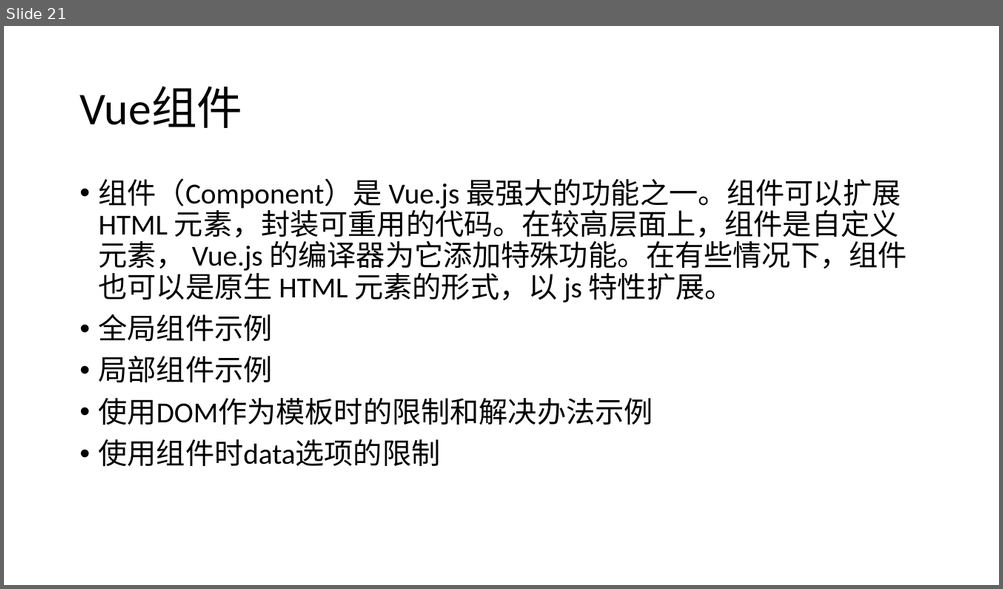
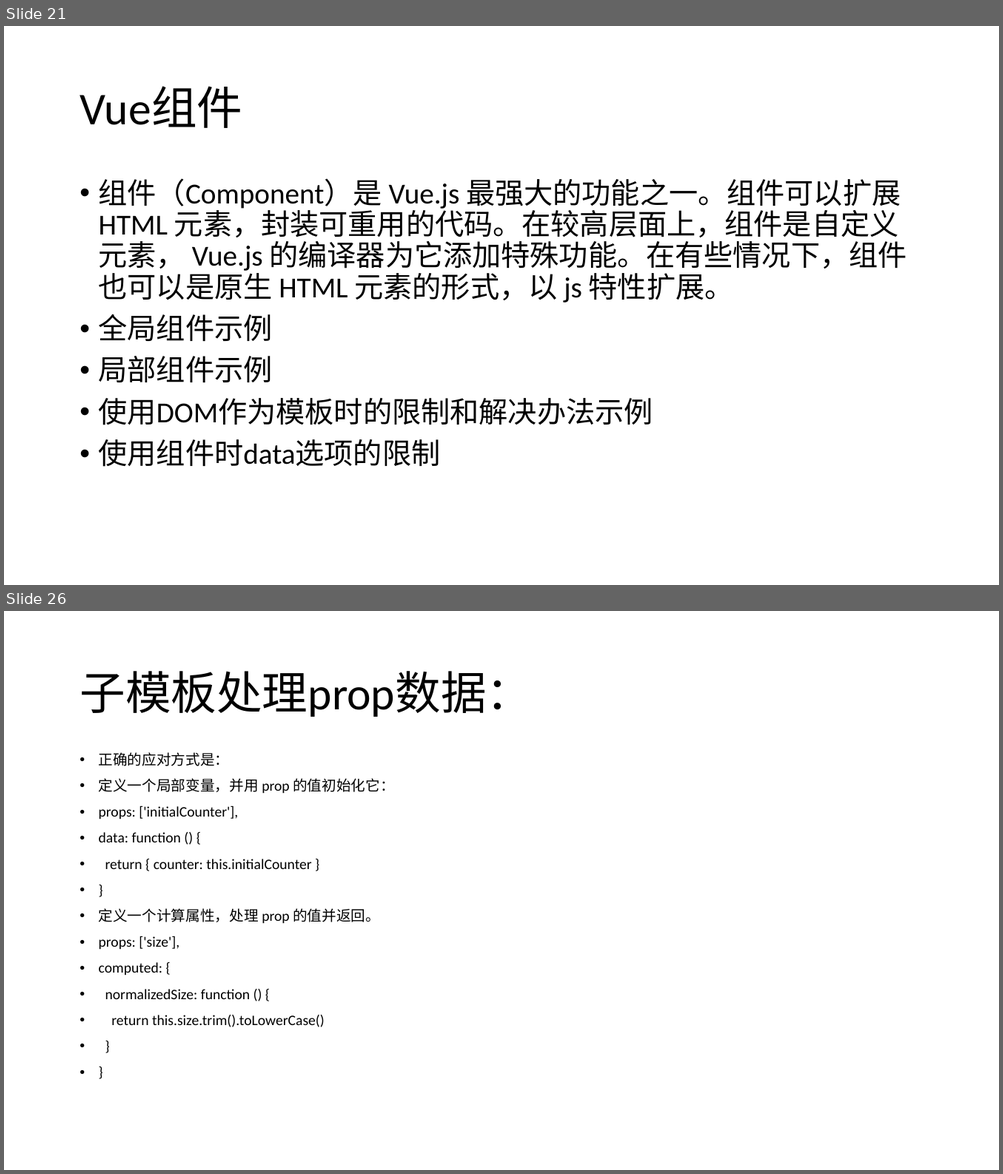
Before and after one commit to YSMJ1994/study, a slide deck: study_Vue/学习Vue.pptx. Shown one above the other, each under a label of ours: slide 21 before the commit, slides 21 and 26 after it; the slides between them are not shown. The pictures are 1003x589 and 1003x1174 pixels, drawn with LibreOffice and Linux fonts; fonts in the diff are those of the drawing. Boxes give left, top, right and bottom in pixels: in the first picture for what was removed or moved away, otherwise in the second. Text is boxed around its words. In the diff, an @@ line names an element or a change of style, - is before the commit and + after.

```diff
--- a/study_Vue/学习Vue.pptx
+++ b/study_Vue/学习Vue.pptx
@@ slide 26 added at box(4, 611, 999, 1170), background #FFFFFF @@
@@ title added at box(79, 671, 532, 717), 44 pt, text #000000 @@
+子模板处理prop数据：
@@ text added at box(99, 752, 394, 1028), 14 pt, text #000000 @@
+• 正确的应对方式是：
+• 定义一个局部变量，并用 prop 的值初始化它：
+• props: ['initialCounter'],
+• data: function () {
+• return { counter: this.initialCounter }
+• }
+• 定义一个计算属性，处理 prop 的值并返回。
+• props: ['size'],
+• computed: {
+• normalizedSize: function () {
+• return this.size.trim().toLowerCase()
+• }
+• }
```
Also in this commit, not shown: 3 slides changed, 7 other slides added, 12 other files.
